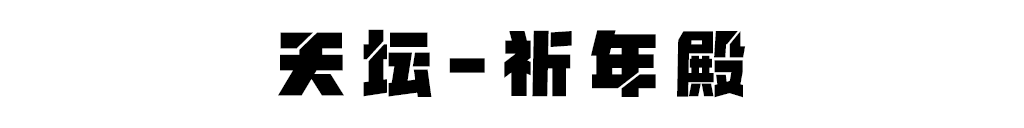
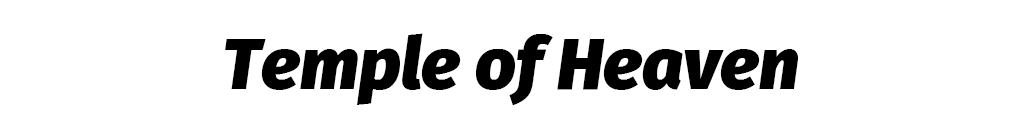
Before/after of a 1024 x 128 layered artwork. What changed in the layer stack:
renamed "天坛-祈年殿" to "Temple of Heaven", painted on it over box(225, 29, 798, 106)
